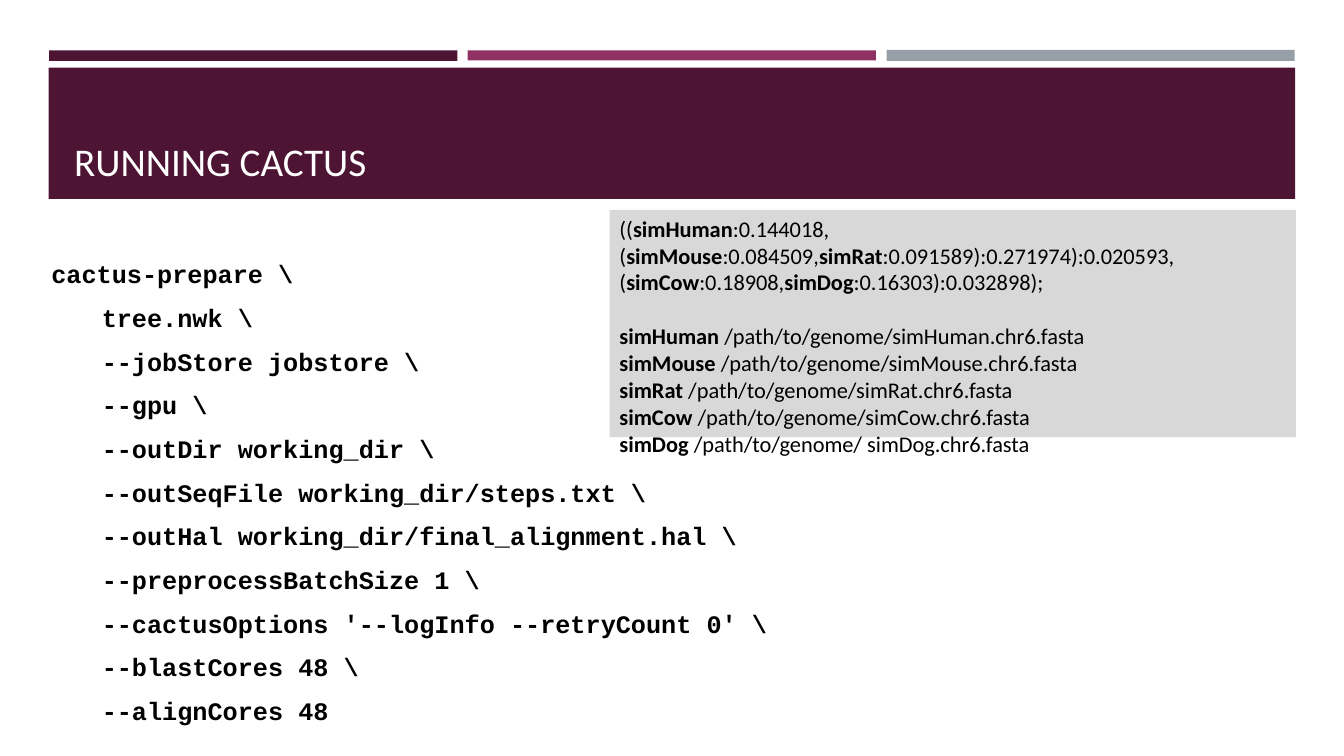
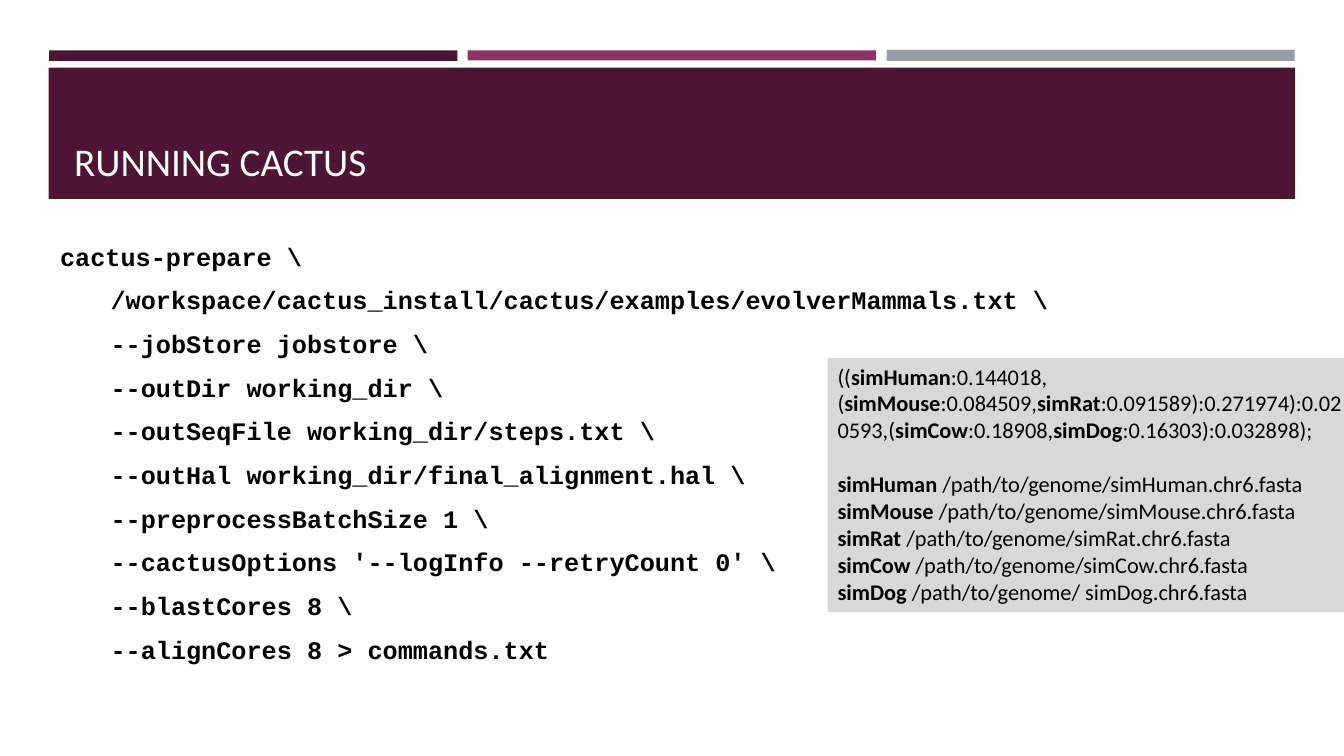
Before and after one commit to BGAcademy23/cactus, a slide deck: slide 13 of docs/aligning_whole_genomes_with_cactus.pptx (slide 21 before the commit). Drawn at 1344x756 pixels with LibreOffice and Linux fonts; fonts in the diff are those of the drawing. Boxes give left, top, right and bottom in pixels: in the first picture for what was removed or moved away, otherwise in the second. Text is boxed around its words. In the diff, an @@ line names an element or a change of style, - is before the commit and + after.

```diff
--- a/docs/aligning_whole_genomes_with_cactus.pptx
+++ b/docs/aligning_whole_genomes_with_cactus.pptx
@@ text "cactus-prepare \": place and size @@
-text "cactus-prepare \" at [102, 308, 737, 726]
+text "cactus-prepare \" at [60, 249, 1018, 665]
@@ text at [111, 291, 1018, 315]: text changed @@
-tree.nwk \
+/workspace/cactus_install/cactus/examples/evolverMammals.txt \
@@ rectangle "((simHuman:0.144018,(simMouse:0.084509,simRat:0.091589):0.27 ...": place and size @@
-rectangle "((simHuman:0.144018,(simMouse:0.084509,simRat:0.091589):0.27 ..." at [610, 210, 1297, 438]
+rectangle "((simHuman:0.144018,(simMouse:0.084509,simRat:0.091589):0.27 ..." at [828, 358, 1344, 612]
@@ text at [102, 400, 178, 420]: paragraph removed @@
---gpu \
@@ text at [111, 597, 549, 665]: text changed @@
---blastCores 48 \
---alignCores 48
+--blastCores 8 \
+--alignCores 8 > commands.txt
```
Also in this commit, not shown: 2 other slides changed, 3 slides added, 1 slide removed, 2 other files.
